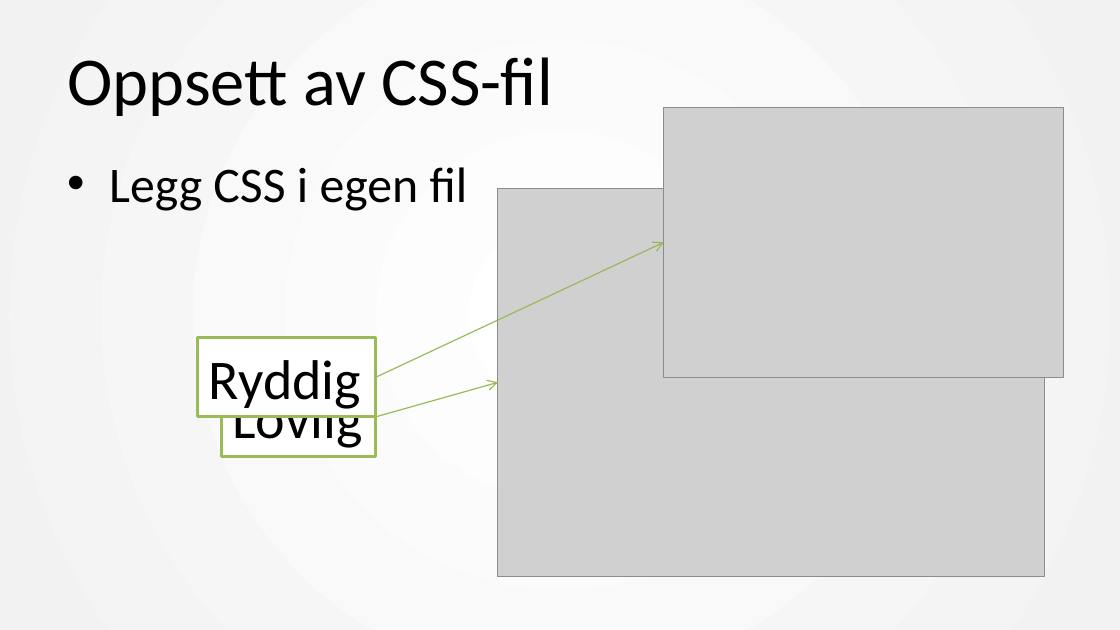
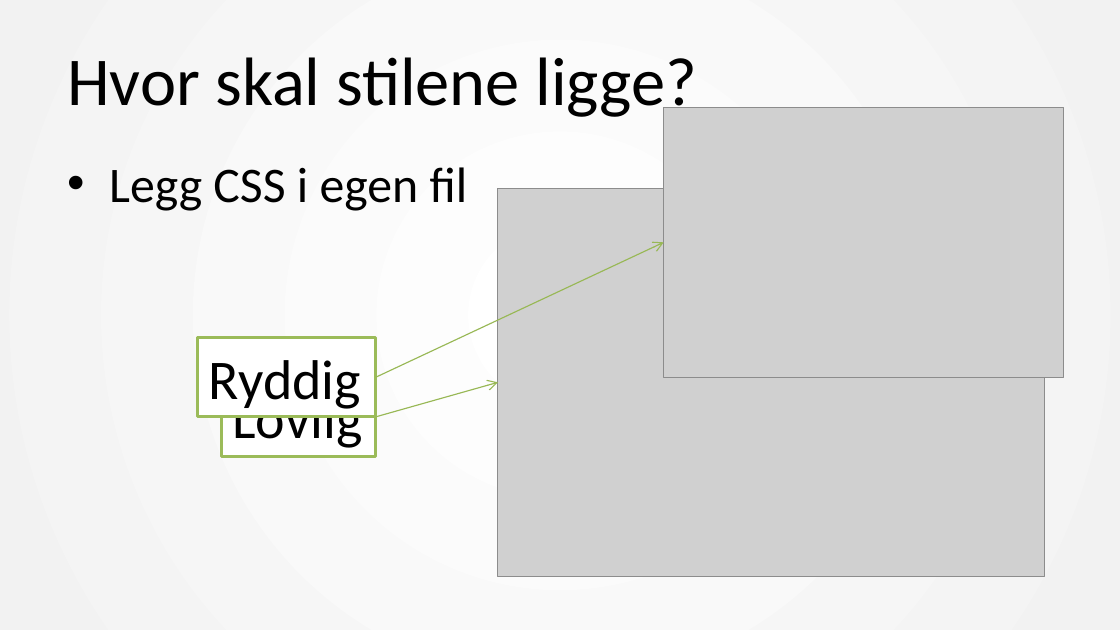
Before and after one commit to mesan/css-kurs, a slide deck: slide 6 of Foiler/1. CSS basic.pptx. Drawn at 1120x630 pixels with LibreOffice and Linux fonts; fonts in the diff are those of the drawing; grey boxes stand for pictures. Boxes give left, top, right and bottom in pixels: in the first picture for what was removed or moved away, otherwise in the second. Text is boxed around its words. In the diff, an @@ line names an element or a change of style, - is before the commit and + after.

```diff
--- a/Foiler/1. CSS basic.pptx
+++ b/Foiler/1. CSS basic.pptx
@@ title at (67, 57, 697, 121): text changed @@
-Oppsett av CSS-fil
+Hvor skal stilene ligge?
```
Also in this commit, not shown: 1 other slide changed, 4 slides added, 1 slide removed.
